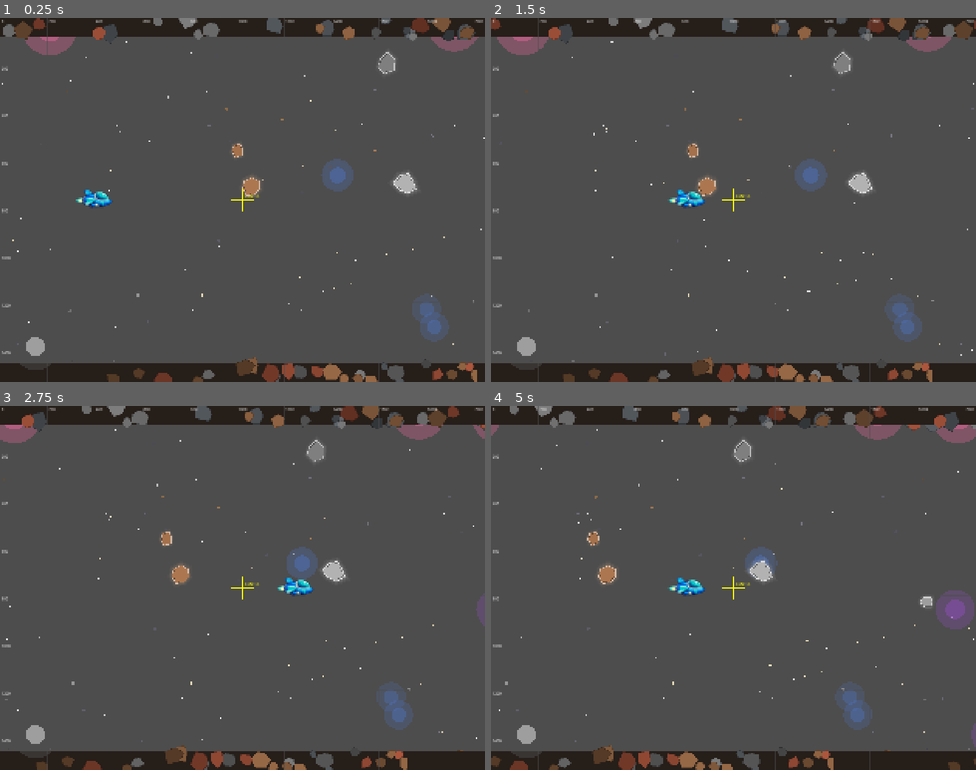
Above: before the commit, frames 1-4 (two rows, left to right).
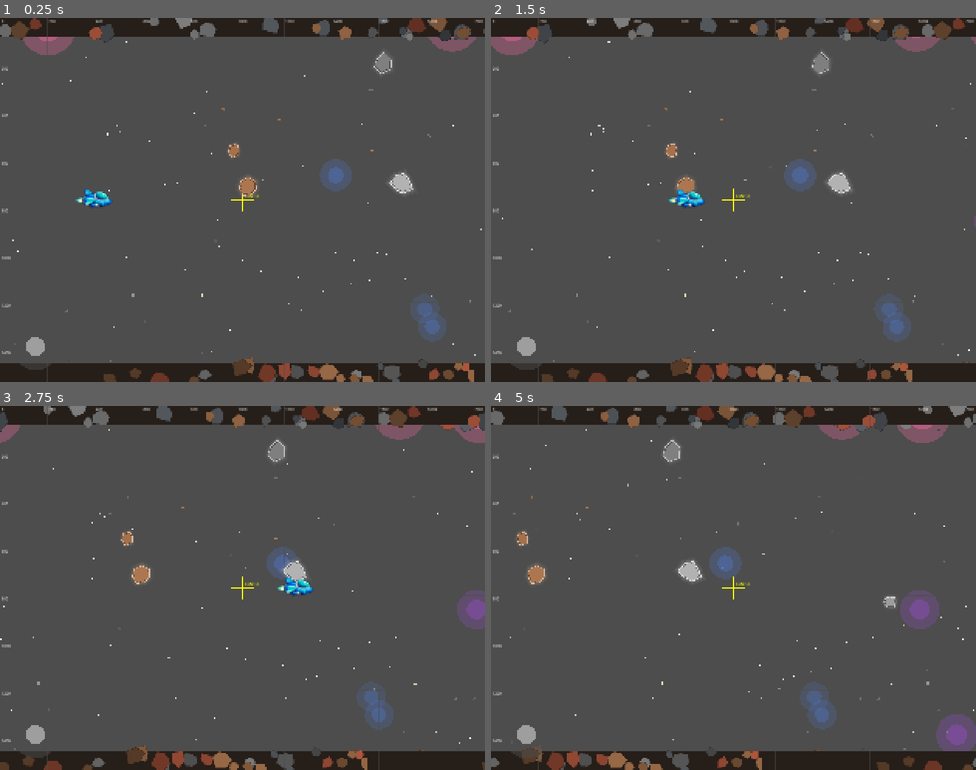
Above: after the commit, the same moments.

Repository: mattzollinhofer/space_scroller
Game: Godot game, scene res://scenes/main.tscn
Same seed, same stepped clock (60 frames per second), same inputs: the game is played once before the commit and once after it.
Inputs (mouse positions are in pixels of both pictures, inside the frame that each line leads up to):
- Up to frame 1 (0.25 s): no input
- Up to frame 2 (1.5 s): move the mouse to (840, 181) at 0.52 s; hold D (move_right) 0.53-1.25 s; click (840, 181) at 0.67 s; drag from (636, 218) to (699, 149) at 1.27 s
- Up to frame 3 (2.75 s): move the mouse to (291, 507) at 2.02 s; hold D (move_right) from 2.03 s (still down)
- Up to frame 4 (5 s): release D (move_right) at 2.75 s; drag from (709, 660) to (806, 449) at 2.77 s; move the mouse to (879, 642) at 3.52 s; hold A (move_left) 3.53-4.25 s; drag from (588, 533) to (946, 602) at 4.27 s

The runs differ from the first frame. In frame 1, 3.0% of the frame differs, in the area x 0-100%, y 0-100%; in frame 2, 7.8%; in frame 3, 8.8%; in frame 4, 11%.

Commit message:
Increase game pace with 50% faster scrolling
World and obstacles now scroll at 180 px/s (up from 120) for a more
challenging and engaging gameplay experience.

Co-Authored-By: Claude <noreply@anthropic.com>

Diff:
--- a/scripts/obstacles/asteroid.gd
+++ b/scripts/obstacles/asteroid.gd
@@ -6,7 +6,7 @@
 @export var asteroid_size: float = 90.0
 
 ## Movement speed (matches world scroll speed)
-var scroll_speed: float = 120.0
+var scroll_speed: float = 180.0
 
 ## Internal storage for visual data
 var _vertices: PackedVector2Array = PackedVector2Array()
--- a/scripts/scroll_controller.gd
+++ b/scripts/scroll_controller.gd
@@ -3,7 +3,7 @@
 ## Scrolls the world leftward at a constant speed.
 
 ## Scroll speed in pixels per second
-@export var scroll_speed: float = 120.0
+@export var scroll_speed: float = 180.0
 
 
 func _process(delta: float) -> void:
